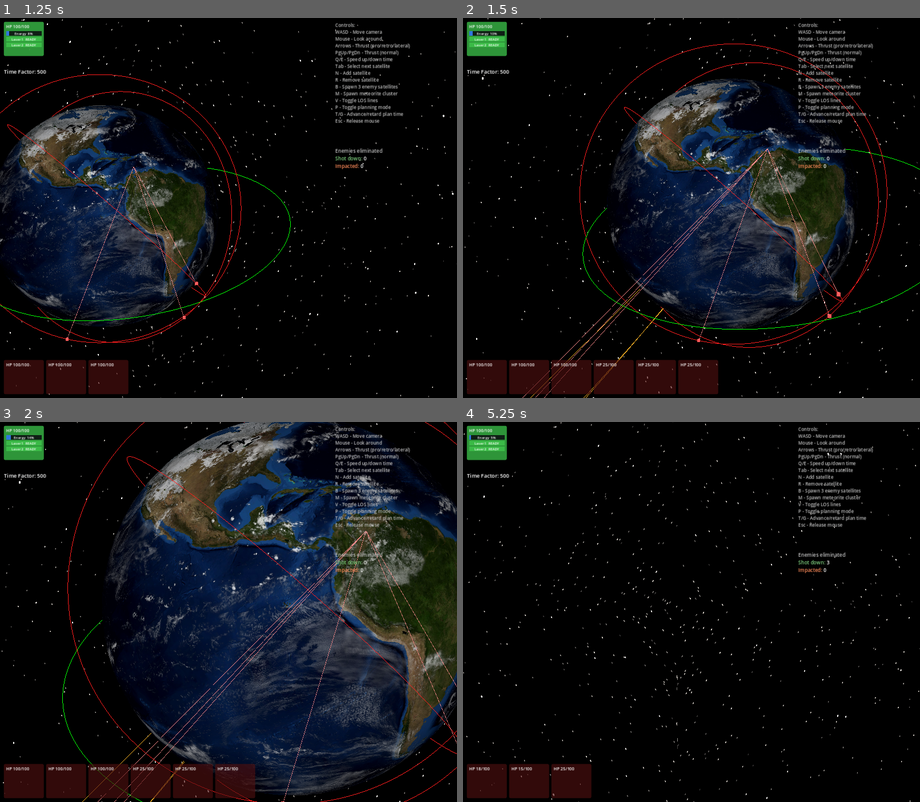
Above: before the commit, frames 1-4 (two rows, left to right).
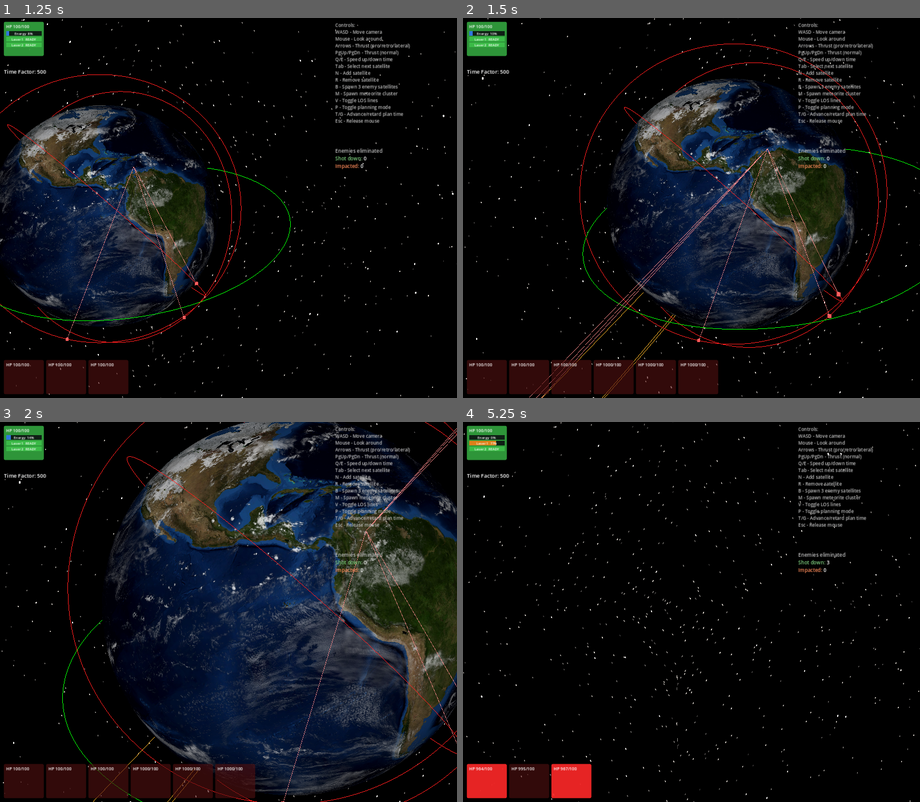
Above: after the commit, the same moments.

Repository: mellenburg/game
Game: Godot game, scene res://scenes/main.tscn
The game is run twice, just before and just after one commit, with the same random seed, the same clock (stepped at 60 frames per second) and the same inputs.
Inputs (mouse positions are in pixels of both pictures, inside the frame that each line leads up to):
- Up to frame 1 (1.25 s): tap Enter at 0.5 s; move the mouse to (251, 208) at 0.52 s; hold W (move_forward) from 0.53 s (still down); tap B (add_enemies) at 0.6 s
- Up to frame 2 (1.5 s): keep holding W (move_forward); move the mouse to (668, 208) at 1.27 s; tap M (add_meteorites) at 1.35 s
- Up to frame 3 (2 s): keep holding W (move_forward)
- Up to frame 4 (5.25 s): keep holding W (move_forward); move the mouse to (700, 604) at 2.02 s; tap N (add_satellite) at 2.1 s; move the mouse to (686, 619) at 2.77 s; tap T (planning_advance) at 2.85 s; move the mouse to (723, 615) at 3.52 s; hold G (planning_retard) 3.53-4.28 s; move the mouse to (654, 608) at 4.27 s; tap R (remove_satellite) at 4.35 s; move the mouse to (696, 612) at 5.02 s; tap Tab (select_next) at 5.1 s

Frame 1 is identical in both runs. In frame 2, 0.6% of the frame differs, in the area x 13-67%, y 34-100%; in frame 3, 0.5%; in frame 4, 1.7%, in the area x 0-29%, y 3-100%.

Commit message:
Buff meteorites: 1000 HP, 2x velocity, 2x spawn altitude

Diff:
--- a/godot/scripts/earth_system.gd
+++ b/godot/scripts/earth_system.gd
@@ -26,15 +26,16 @@
 # that periapsis lands well below Earth's surface — guaranteeing impact
 # (and exit-from-play) within a few minutes of sim time.
 const METEORITES_PER_STORM: int = 3
-const METEORITE_ALT_MIN_KM: float = 20000.0
-const METEORITE_ALT_MAX_KM: float = 35000.0
-# Speeds picked so v < escape velocity at the spawn altitude (≈ 4.4 km/s
-# at 35000 km altitude) — bound elliptical trajectory guaranteed even
-# under jitter at the worst-case alignment.
-const METEORITE_RADIAL_SPEED_MIN: float = 2.0
-const METEORITE_RADIAL_SPEED_MAX: float = 3.5
-const METEORITE_TANGENTIAL_SPEED_MIN: float = 0.2
-const METEORITE_TANGENTIAL_SPEED_MAX: float = 0.8
+const METEORITE_ALT_MIN_KM: float = 40000.0
+const METEORITE_ALT_MAX_KM: float = 70000.0
+# Velocity is dominated by the inward radial component with only a
+# small tangential share, so the trajectory hits Earth regardless of
+# whether the speed is sub- or super-escape — periapsis stays well
+# below the surface even under jitter at the worst-case alignment.
+const METEORITE_RADIAL_SPEED_MIN: float = 4.0
+const METEORITE_RADIAL_SPEED_MAX: float = 7.0
+const METEORITE_TANGENTIAL_SPEED_MIN: float = 0.4
+const METEORITE_TANGENTIAL_SPEED_MAX: float = 1.6
 # Cluster scatter relative to the storm's nominal entry point. Thousands
 # of km of lateral offset + altitude jitter so the three trajectory
 # lines fan out clearly on screen rather than overlapping; per-axis
@@ -42,8 +43,7 @@
 const METEORITE_LATERAL_SPREAD_KM: float = 3000.0
 const METEORITE_ALT_JITTER_KM: float = 1500.0
 const METEORITE_VELOCITY_JITTER: float = 0.4
-# Meteorites are softer than orbital enemies — one laser hit removes them.
-const METEORITE_HP: float = 25.0
+const METEORITE_HP: float = 1000.0
 
 @export var time_factor: int = 500
 var planning_dt: int = 0
